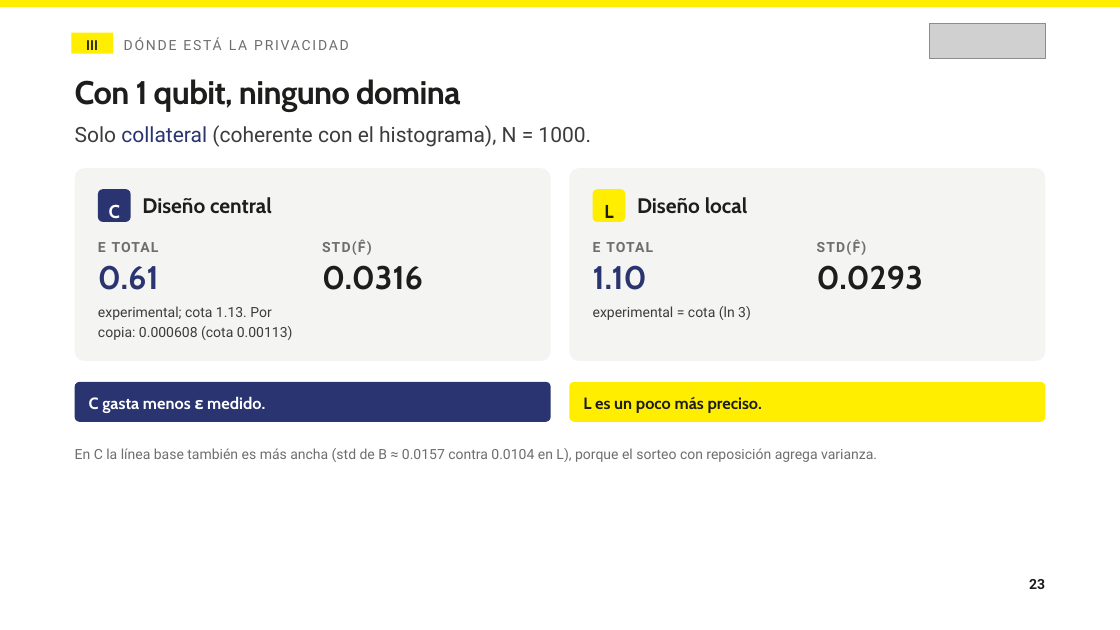
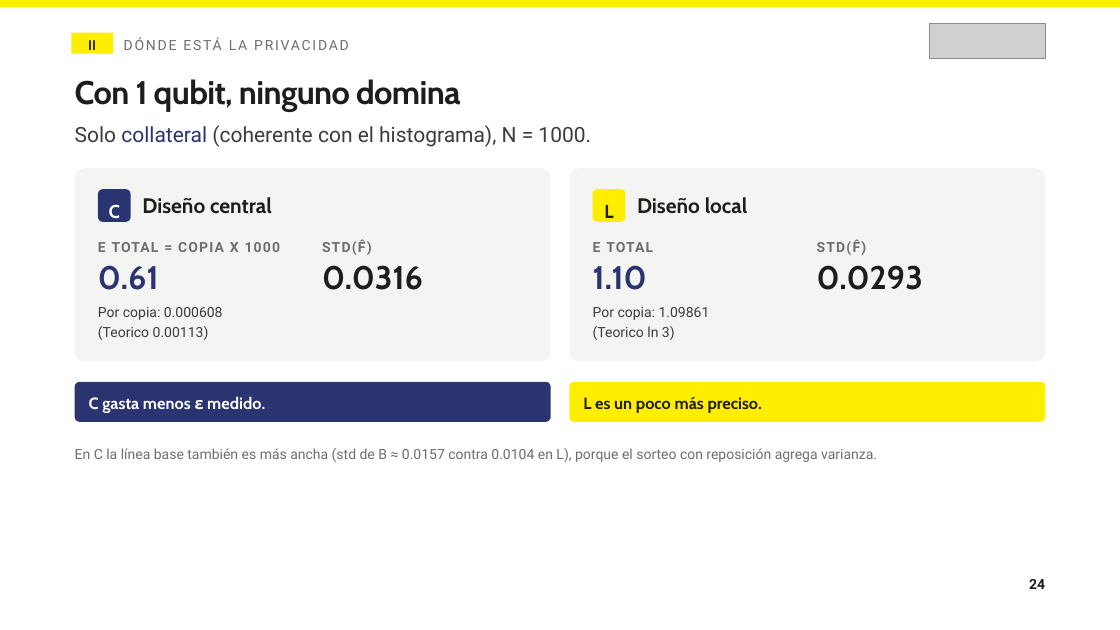
Before and after one commit to tomasSiSa18/TesisPregrado, a slide deck: slide 23 of PresentacionSemana10/Avances semana 10.pptx. Drawn at 1120x630 pixels with LibreOffice and Linux fonts; fonts in the diff are those of the drawing; grey boxes stand for pictures. Boxes give left, top, right and bottom in pixels: in the first picture for what was removed or moved away, otherwise in the second. Text is boxed around its words. In the diff, an @@ line names an element or a change of style, - is before the commit and + after.

```diff
--- a/PresentacionSemana10/Avances semana 10.pptx
+++ b/PresentacionSemana10/Avances semana 10.pptx
@@ text at [88, 40, 96, 54]: text changed @@
-III
+II
@@ text at [98, 242, 281, 252]: text changed @@
-Ε TOTAL
+Ε TOTAL = COPIA X 1000
@@ text at [98, 307, 223, 340]: text changed @@
-experimental; cota 1.13. Por copia: 0.000608 (cota 0.00113)
+Por copia: 0.000608
+(Teorico 0.00113)
@@ text at [593, 307, 710, 340]: text changed @@
-experimental = cota (ln 3)
+Por copia: 1.09861
+(Teorico ln 3)
@@ text at [1029, 579, 1045, 589]: text changed @@
-23
+24
```
Also in this commit, not shown: 36 other slides changed, 6 slides added, 2 slides removed, 1 other file.
